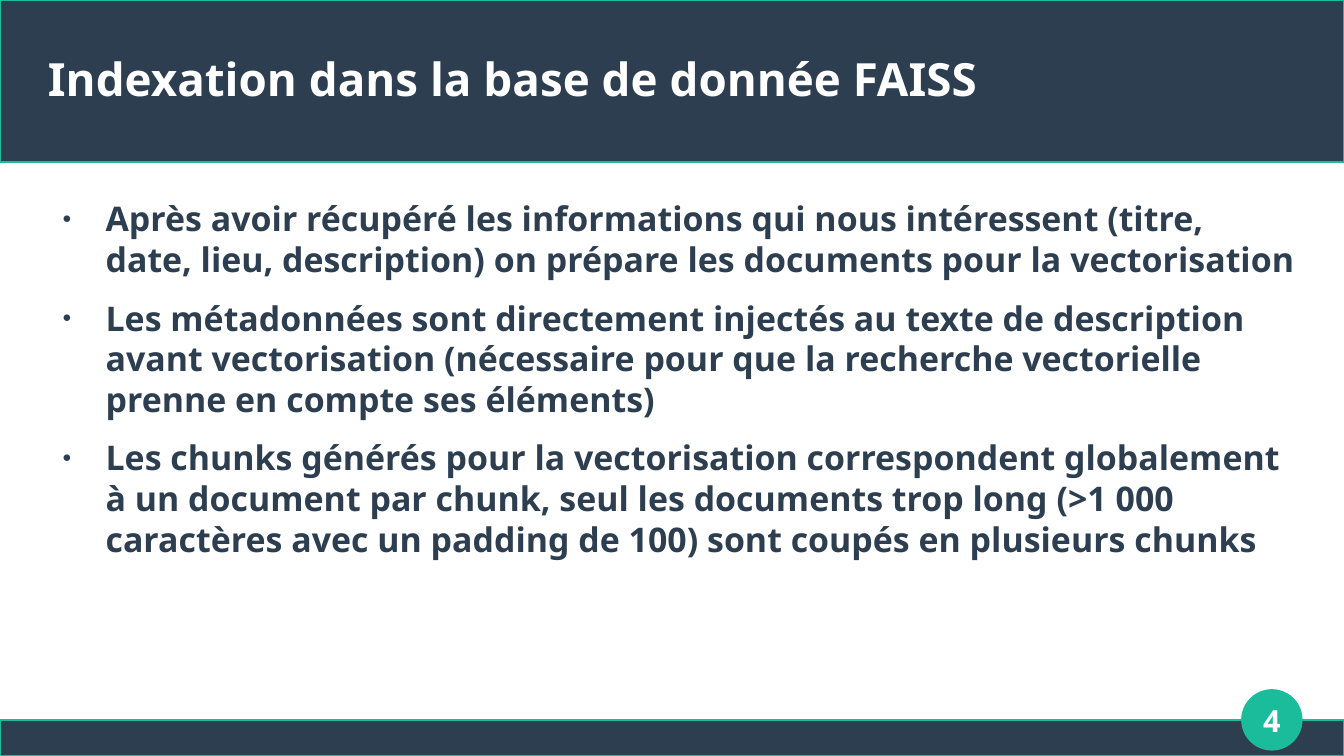
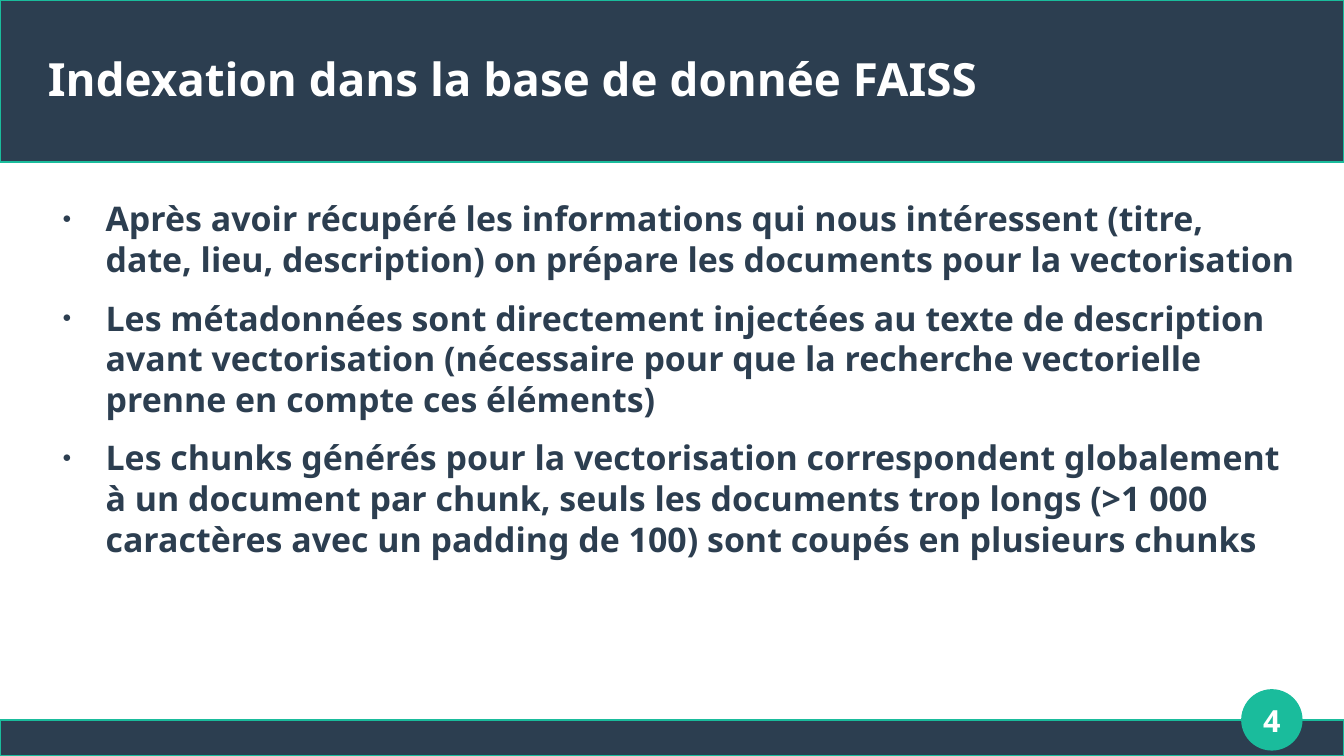
Before and after one commit to Apinsun/Projet7, a slide deck: slide 4 of presentation.odp. Drawn at 1344x756 pixels with LibreOffice and Linux fonts; fonts in the diff are those of the drawing. Boxes give left, top, right and bottom in pixels: in the first picture for what was removed or moved away, otherwise in the second. Text is boxed around its words. In the diff, an @@ line names an element or a change of style, - is before the commit and + after.

```diff
--- a/presentation.odp
+++ b/presentation.odp
@@ text at box(106, 305, 1279, 560): text changed @@
-● Les métadonnées sont directement injectés au texte de description avant vectorisation (nécessaire pour que la recherche vectorielle prenne en compte ses éléments)
-● Les chunks générés pour la vectorisation correspondent globalement à un document par chunk, seul les documents trop long (>1 000 caractères avec un padding de 100) sont coupés en plusieurs chunks
+● Les métadonnées sont directement injectées au texte de description avant vectorisation (nécessaire pour que la recherche vectorielle prenne en compte ces éléments)
+● Les chunks générés pour la vectorisation correspondent globalement à un document par chunk, seuls les documents trop longs (>1 000 caractères avec un padding de 100) sont coupés en plusieurs chunks
```
Also in this commit, not shown: 3 other slides changed, 2 other files.
